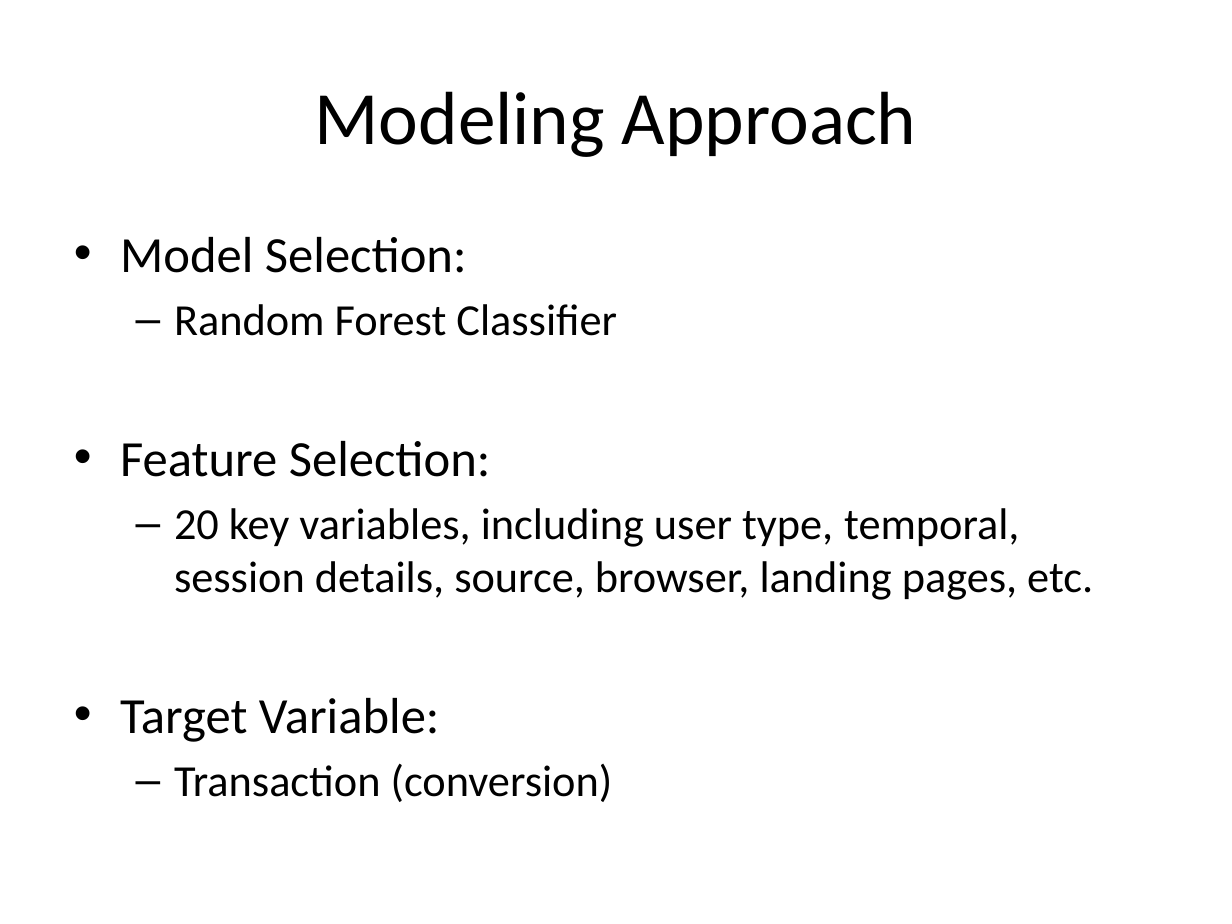
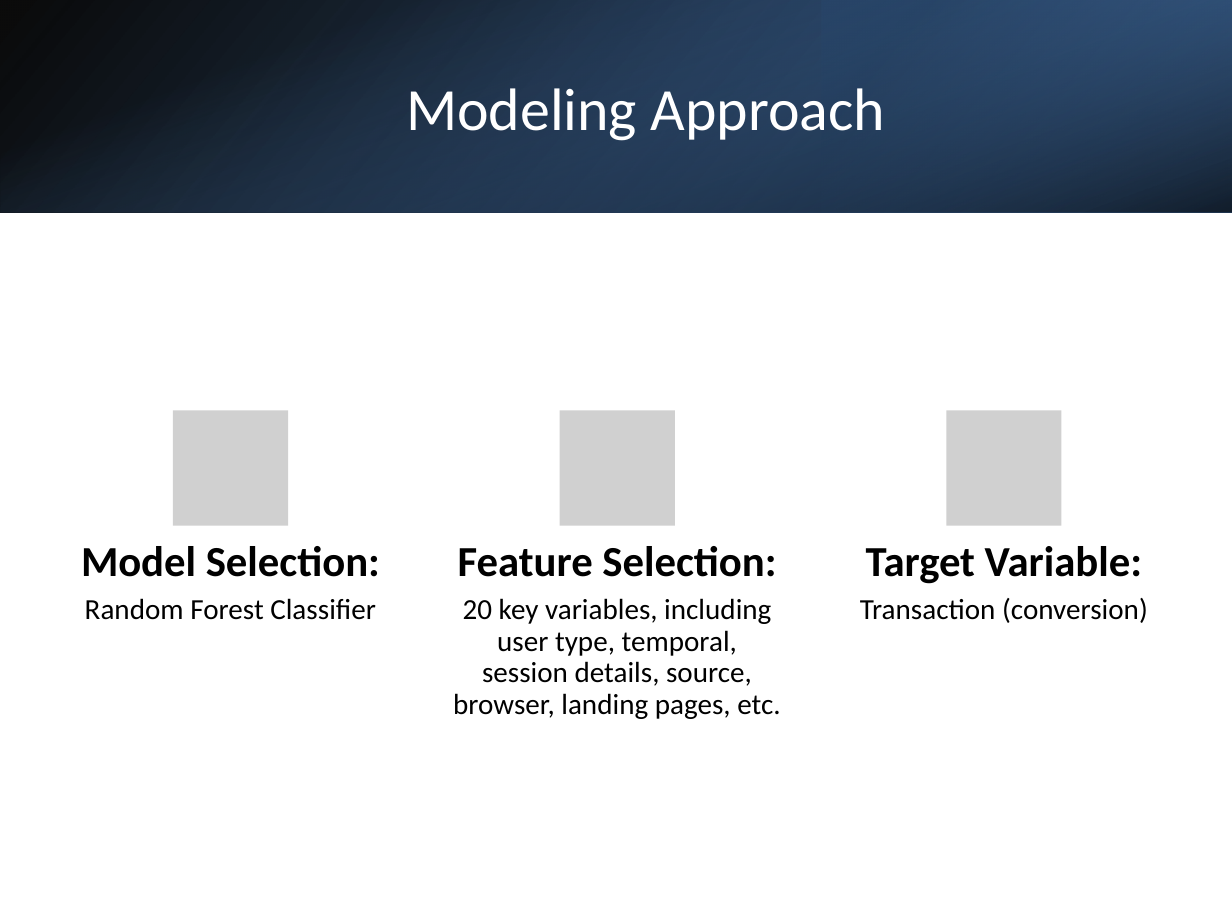
Before and after one commit to wfgoh/modules, a slide deck: slide 7 of presentation.pptx (slide 8 before the commit). Drawn at 1232x924 pixels with LibreOffice and Linux fonts; fonts in the diff are those of the drawing; grey boxes stand for pictures. Boxes give left, top, right and bottom in pixels: in the first picture for what was removed or moved away, otherwise in the second. Text is boxed around its words. In the diff, an @@ line names an element or a change of style, - is before the commit and + after.

```diff
--- a/presentation.pptx
+++ b/presentation.pptx
@@ rectangle added at box(0, 0, 1232, 212), fill gradient #000000 to #376092 @@
@@ rectangle added at box(0, 0, 1232, 212), fill gradient #4F81BD to #000000 @@
@@ rectangle added at box(822, 0, 1232, 212), fill gradient #254061 to #4F81BD @@
@@ title "Modeling Approach": place and size @@
-title "Modeling Approach" at box(314, 91, 917, 157)
+title "Modeling Approach" at box(406, 88, 886, 141)
@@ title "Modeling Approach" at box(406, 88, 886, 141): size 44 to 35 pt, text colour #000000 to #FFFFFF @@
@@ text removed at box(120, 237, 1093, 802) @@
-• Model Selection:
-  – Random Forest Classifier
-• Feature Selection:
-  – 20 key variables, including user type, temporal, session details, source, browser, landing pages, etc.
-• Target Variable:
-  – Transaction (conversion)
@@ group added at box(81, 410, 1148, 719): 6 texts, 3 pictures @@
+Model Selection:
+Random Forest Classifier
+Feature Selection:
+20 key variables, including user type, temporal, session details, source, browser, landing pages, etc.
+Target Variable:
+Transaction (conversion)
```
Also in this commit, not shown: 7 other slides changed, 1 slide added, 2 slides removed.
